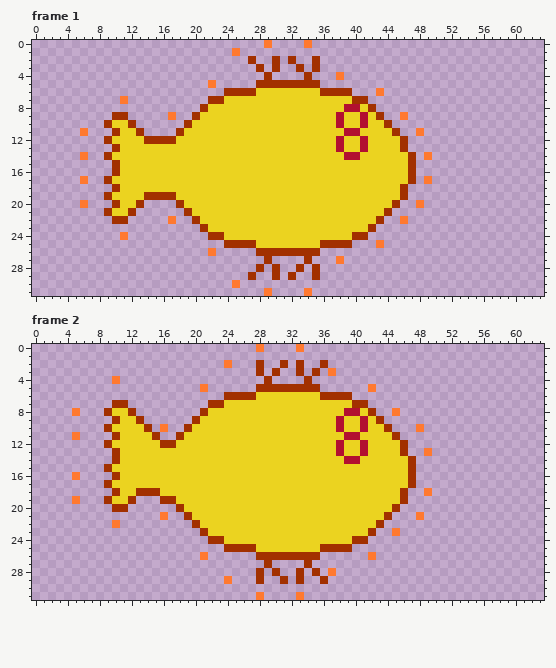
One commit to this pixel-art file: Assets/Raw/Sprites/Enemies/Level5X/FireFish.aseprite. The picture above was drawn from the file before the commit.
64x32 pixels, 4 frames. Shown: frame 1, frame 2. The commit also changed other frames, which this record leaves out.
Now the later version:
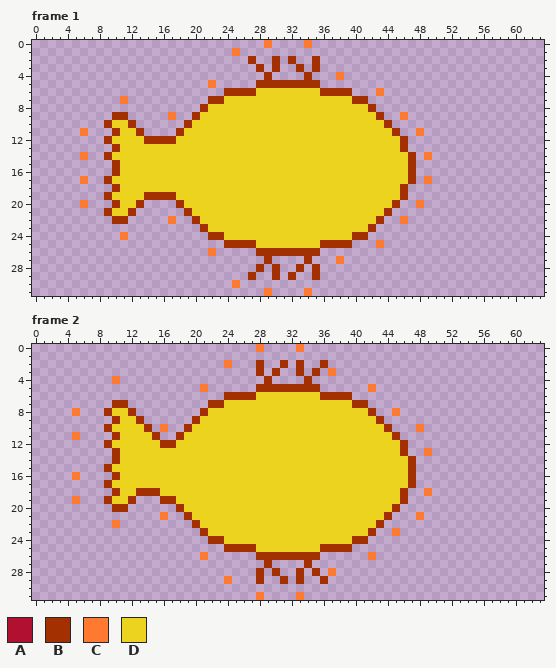
Palette (. is transparent): A #b21030  B #a23000  C #ff7930  D #ebd320
Changes in this commit:
layer "Eye" removed
Frame 1:
y 8: x 39..40 AA -> DD
y 9..10: x 38 A -> D; x 41 A -> D
y 11: x 39..40 AA -> DD
y 12..13: x 38 A -> D; x 41 A -> D
y 14: x 39..40 AA -> DD
Frame 2: the same change as frame 1
